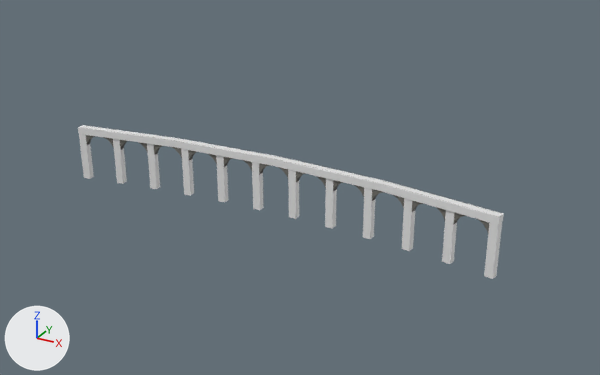
The glTF model models/viaduct.glb as it was, and as the next commit left it.
Before and after are seen from a 50 mm camera at (433.0, -732.0, 398.0) aimed at (36.0, -10.0, 37.0). Arrows for +X, +Y and +Z are at lower left; the lights stay in place. The older version comes first. Where no turn or scale is listed for an object, it has been applied to the vertices. Vertices at exactly the same position are counted once.

Objects in the first picture: 'solid_abutment_east', 'solid_abutment_west', 'solid_deck_1', 'solid_deck_2', 'solid_deck_3', 'solid_deck_4', 'solid_pier_1', 'solid_pier_10', 'solid_pier_2', 'solid_pier_3', 'solid_pier_4', 'solid_pier_5', 'solid_pier_6', 'solid_pier_7', 'solid_pier_8', 'solid_pier_9', 'viaduct'.
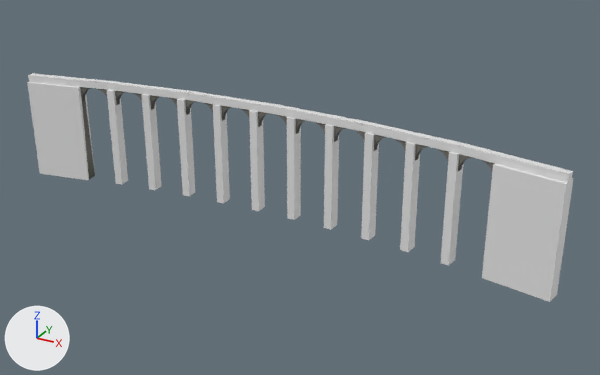
Location of each change, (x1, y1, x2, y2) in pixels of the pictures (600 x 375 px):
'solid_abutment_east', moved, rescaled (389% wider, 144% taller)
    before: (484, 223, 502, 279)
    after: (482, 164, 574, 302)
'solid_abutment_west', moved, rescaled (331% wider, 115% taller)
    before: (79, 134, 94, 179)
    after: (27, 82, 95, 180)
'viaduct', reshaped
    before: (78, 125, 494, 232)
    after: (31, 75, 567, 179)
'solid_deck_4', moved, turned, rescaled
    before: (380, 181, 504, 225)
    after: (273, 104, 365, 131)
'solid_deck_3', moved, turned, rescaled
    before: (274, 156, 384, 191)
    after: (189, 91, 276, 114)
'solid_deck_2', moved, turned, rescaled
    before: (174, 138, 276, 166)
    after: (108, 81, 192, 100)
'solid_deck_1', moved, turned, rescaled
    before: (78, 125, 177, 147)
    after: (28, 73, 111, 90)
'solid_pier_10', moved, rescaled (50% wider, 109% taller)
    before: (442, 210, 457, 264)
    after: (440, 152, 463, 266)
'solid_pier_9', moved, rescaled (50% wider, 106% taller)
    before: (402, 198, 415, 251)
    after: (400, 142, 420, 252)
'solid_pier_8', moved, rescaled (46% wider, 106% taller)
    before: (363, 187, 375, 239)
    after: (361, 132, 379, 240)
'solid_deck_6', added
    after: (459, 143, 573, 183)
'solid_pier_7', moved, rescaled (23% wider, 106% taller)
    before: (325, 178, 337, 229)
    after: (324, 124, 339, 230)
'solid_pier_6', moved, rescaled (25% wider, 104% taller)
    before: (288, 169, 299, 219)
    after: (287, 117, 301, 220)
'solid_pier_5', moved, rescaled (31% wider, 108% taller)
    before: (252, 162, 264, 210)
    after: (249, 110, 265, 211)
'solid_pier_4', moved, rescaled
    before: (216, 155, 229, 202)
    after: (213, 104, 230, 203)
'solid_pier_3', moved, rescaled (36% wider, 104% taller)
    before: (181, 149, 194, 196)
    after: (177, 99, 195, 196)
'solid_pier_2', moved, rescaled (50% wider, 111% taller)
    before: (147, 144, 160, 189)
    after: (142, 94, 162, 190)
'solid_pier_1', moved, rescaled (47% wider, 109% taller)
    before: (113, 139, 127, 184)
    after: (107, 90, 128, 185)
'solid_deck_5', added
    after: (362, 121, 463, 154)

Edits to the bpy script that builds the scene:
```text
Change me_viaduct:
    remove me_viaduct.from_pydata(...)  # 2470 vertices, 4296 faces; spans x -260.0..260.0, y -29.0..4.0, z -5.0..61.0
    add me_viaduct.from_pydata(...)  # 2842 vertices, 4968 faces; spans x -319.0..319.0, y -45.0..7.0, z -5.0..121.0
    me_viaduct part 1: 2470 vertices removed from x -260.0..260.0, y -29.0..4.0, z -5.0..61.0; 2842 vertices added at x -319.0..319.0, y -45.0..7.0, z -5.0..121.0
Add me_solid_deck_6:
    me_solid_deck_6.from_pydata([(-53.5, 6.1, -4.1), (-53.5, 6.1, 4.1), (-51.7, 14.9, -4.1), (-51.7, 14.9, 4.1), (51.7, -14.9, -4.1), (51.7, -14.9, 4.1), (53.5, -6.1, -4.1), (53.5, -6.1, 4.1)], [], [(0, 1, 3), (0, 3, 2), (2, 3, 7), (2, 7, 6), (6, 7, 5), (6, 5, 4), (4, 5, 1), (4, 1, 0), (2, 6, 4), (2, 4, 0), (7, 3, 1), (7, 1, 5)])
Add me_solid_deck_5:
    me_solid_deck_5.from_pydata([(-53.8, 1.8, -4.1), (-53.8, 1.8, 4.1), (-52.7, 10.8, -4.1), (-52.7, 10.8, 4.1), (52.7, -10.8, -4.1), (52.7, -10.8, 4.1), (53.8, -1.8, -4.1), (53.8, -1.8, 4.1)], [], [(0, 1, 3), (0, 3, 2), (2, 3, 7), (2, 7, 6), (6, 7, 5), (6, 5, 4), (4, 5, 1), (4, 1, 0), (2, 6, 4), (2, 4, 0), (7, 3, 1), (7, 1, 5)])
Change ob_solid_abutment_east:
    ob_solid_abutment_east.location: (254.8, -24.1, 24.0) -> (284.3, -30.6, 54.0)
    ob_solid_abutment_east.scale: (4.54, 4.01, 29.0) -> (34.7, 7.87, 59.0)
Change ob_solid_abutment_west:
    ob_solid_abutment_west.location: (-254.8, -24.1, 24.0) -> (-284.3, -30.6, 54.0)
    ob_solid_abutment_west.scale: (4.54, 4.01, 29.0) -> (34.7, 7.87, 59.0)
Change ob_solid_deck_1:
    ob_solid_deck_1.location: (-194.8, -14.9, 57.1) -> (-265.5, -26.8, 117.1)
    ob_solid_deck_1.rotation_euler: (0.0, 0.0, 0.144) -> (0.0, 0.0, 0.197)  # degrees (0, 0, 8.3) -> degrees (0, 0, 11)
    ob_solid_deck_1.scale: (65.4, 4.78, 4.1) -> (53.6, 4.53, 4.1)
Change ob_solid_deck_2:
    ob_solid_deck_2.location: (-65.1, -2.3, 57.1) -> (-160.0, -10.0, 117.1)
    ob_solid_deck_2.rotation_euler: (0.0, 0.0, 0.0481) -> (0.0, 0.0, 0.118)  # degrees (0, 0, 2.8) -> degrees (0, 0, 6.8)
    ob_solid_deck_2.scale: (65.4, 4.78, 4.1) -> (53.6, 4.53, 4.1)
Change ob_solid_deck_3:
    ob_solid_deck_3.location: (65.1, -2.3, 57.1) -> (-53.4, -1.6, 117.1)
    ob_solid_deck_3.rotation_euler: (0.0, 0.0, -0.0481) -> (0.0, 0.0, 0.0394)  # degrees (0, 0, -2.8) -> degrees (0, 0, 2.3)
    ob_solid_deck_3.scale: (65.4, 4.78, 4.1) -> (53.6, 4.53, 4.1)
Change ob_solid_deck_4:
    ob_solid_deck_4.location: (194.8, -14.9, 57.1) -> (53.4, -1.6, 117.1)
    ob_solid_deck_4.rotation_euler: (0.0, 0.0, -0.144) -> (0.0, 0.0, -0.0394)  # degrees (0, 0, -8.3) -> degrees (0, 0, -2.3)
    ob_solid_deck_4.scale: (65.4, 4.78, 4.1) -> (53.6, 4.53, 4.1)
Change ob_solid_pier_1:
    ob_solid_pier_1.location: (-208.9, -16.2, 24.0) -> (-208.9, -16.2, 54.0)
    ob_solid_pier_1.scale: (4.52, 4.01, 29.0) -> (4.52, 7.0, 59.0)
Change ob_solid_pier_2:
    ob_solid_pier_2.location: (-162.7, -9.8, 24.0) -> (-162.7, -9.8, 54.0)
    ob_solid_pier_2.scale: (4.52, 4.01, 29.0) -> (4.52, 7.0, 59.0)
Change ob_solid_pier_3:
    ob_solid_pier_3.location: (-116.4, -5.0, 24.0) -> (-116.4, -5.0, 54.0)
    ob_solid_pier_3.scale: (4.52, 4.01, 29.0) -> (4.52, 7.0, 59.0)
Change ob_solid_pier_4:
    ob_solid_pier_4.location: (-69.9, -1.8, 24.0) -> (-69.9, -1.8, 54.0)
    ob_solid_pier_4.scale: (4.52, 4.01, 29.0) -> (4.52, 7.0, 59.0)
Change ob_solid_pier_5:
    ob_solid_pier_5.location: (-23.3, -0.2, 24.0) -> (-23.3, -0.2, 54.0)
    ob_solid_pier_5.scale: (4.52, 4.01, 29.0) -> (4.52, 7.0, 59.0)
Change ob_solid_pier_6:
    ob_solid_pier_6.location: (23.3, -0.2, 24.0) -> (23.3, -0.2, 54.0)
    ob_solid_pier_6.scale: (4.52, 4.01, 29.0) -> (4.52, 7.0, 59.0)
Change ob_solid_pier_7:
    ob_solid_pier_7.location: (69.9, -1.8, 24.0) -> (69.9, -1.8, 54.0)
    ob_solid_pier_7.scale: (4.52, 4.01, 29.0) -> (4.52, 7.0, 59.0)
Change ob_solid_pier_8:
    ob_solid_pier_8.location: (116.4, -5.0, 24.0) -> (116.4, -5.0, 54.0)
    ob_solid_pier_8.scale: (4.52, 4.01, 29.0) -> (4.52, 7.0, 59.0)
Change ob_solid_pier_9:
    ob_solid_pier_9.location: (162.7, -9.8, 24.0) -> (162.7, -9.8, 54.0)
    ob_solid_pier_9.scale: (4.52, 4.01, 29.0) -> (4.52, 7.0, 59.0)
Change ob_solid_pier_10:
    ob_solid_pier_10.location: (208.9, -16.2, 24.0) -> (208.9, -16.2, 54.0)
    ob_solid_pier_10.scale: (4.52, 4.01, 29.0) -> (4.52, 7.0, 59.0)
Add ob_solid_deck_6:
    ob_solid_deck_6 = bpy.data.objects.new('solid_deck_6', me_solid_deck_6)
    ob_solid_deck_6.location = (265.5, -26.8, 117.1)
Add ob_solid_deck_5:
    ob_solid_deck_5 = bpy.data.objects.new('solid_deck_5', me_solid_deck_5)
    ob_solid_deck_5.location = (160.0, -10.0, 117.1)
```
